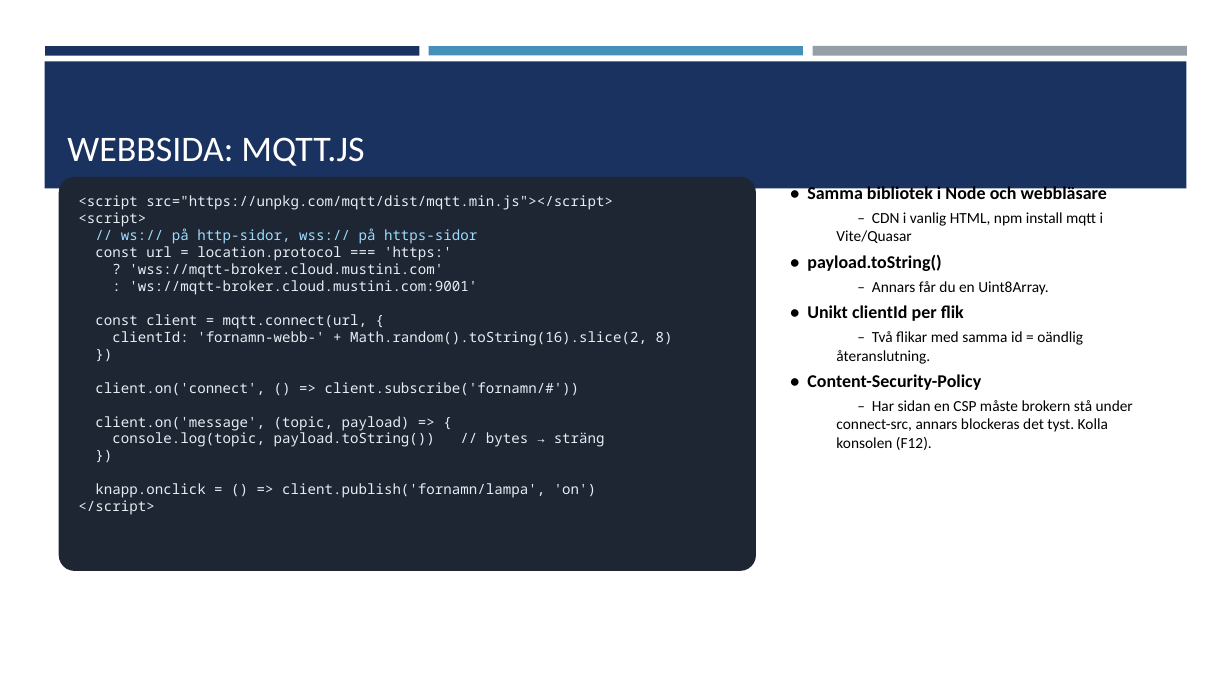
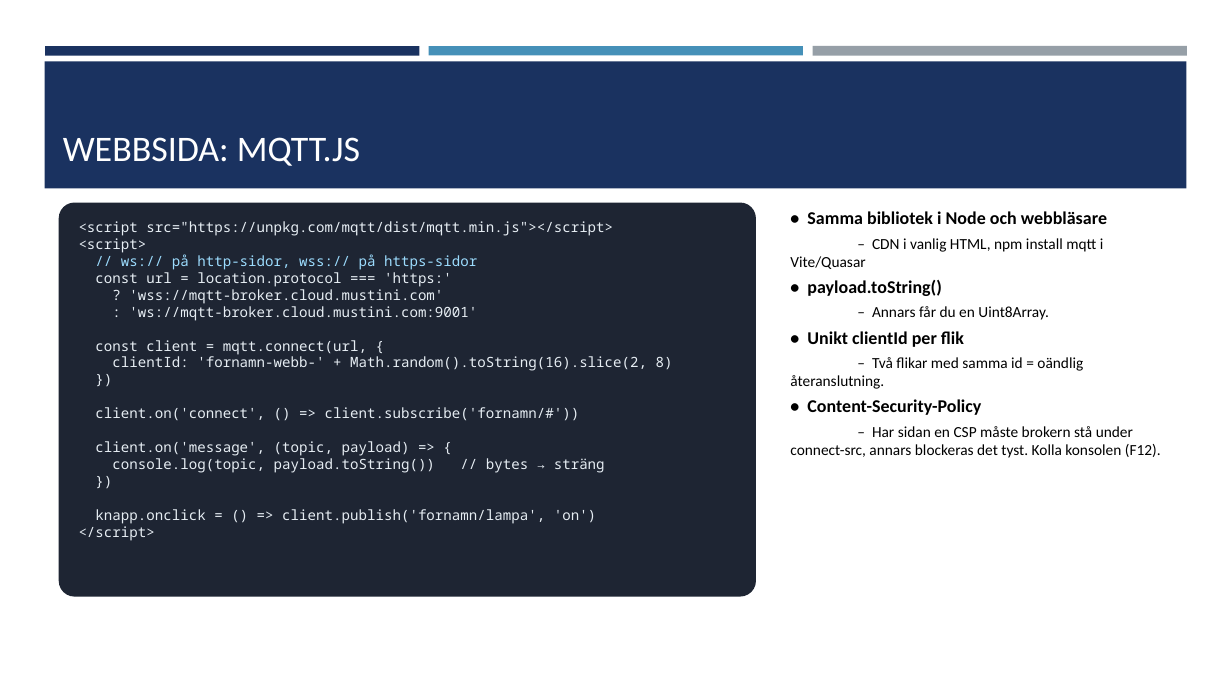
Before and after one commit to abbindustrigymnasium/driverbot-abbjetmus, a slide deck: slide 11 of MQTT-introduktion.pptx. Drawn at 1232x693 pixels with LibreOffice and Linux fonts; fonts in the diff are those of the drawing. Boxes give left, top, right and bottom in pixels: in the first picture for what was removed or moved away, otherwise in the second. Text is boxed around its words. In the diff, an @@ line names an element or a change of style, - is before the commit and + after.

```diff
--- a/MQTT-introduktion.pptx
+++ b/MQTT-introduktion.pptx
@@ title "WEBBSIDA: MQTT.JS": place and size @@
-title "WEBBSIDA: MQTT.JS" at box(67, 137, 364, 166)
+title "WEBBSIDA: MQTT.JS" at box(63, 137, 360, 166)
@@ rounded rectangle added at box(59, 202, 757, 597), fill #1E2533 @@
@@ text "<script src="https://unpkg.com/mqtt/dist/mqtt.min.js"></scri ...": place and size @@
-text "<script src="https://unpkg.com/mqtt/dist/mqtt.min.js"></scri ..." at box(59, 177, 757, 571)
+text "<script src="https://unpkg.com/mqtt/dist/mqtt.min.js"></scri ..." at box(79, 221, 673, 541)
@@ text "<script src="https://unpkg.com/mqtt/dist/mqtt.min.js"></scri ..." at box(79, 221, 673, 541): fill #1E2533 to none @@
@@ text "• Samma bibliotek i Node ...": place and size @@
-text "• Samma bibliotek i Node ..." at box(807, 184, 1133, 450)
+text "• Samma bibliotek i Node ..." at box(790, 211, 1161, 458)
@@ text "• Samma bibliotek i Node ..." at box(790, 211, 1161, 458): indent changed @@
```
Also in this commit, not shown: 14 other slides changed, 2 slides removed.
